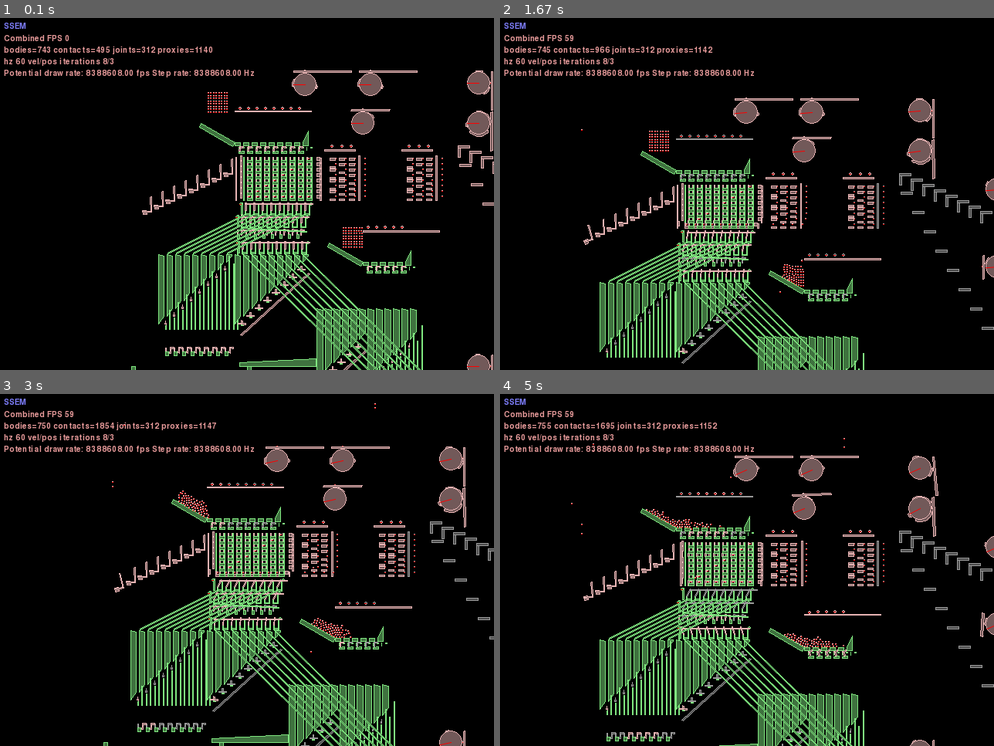
Above: before the commit, frames 1-4 (two rows, left to right).
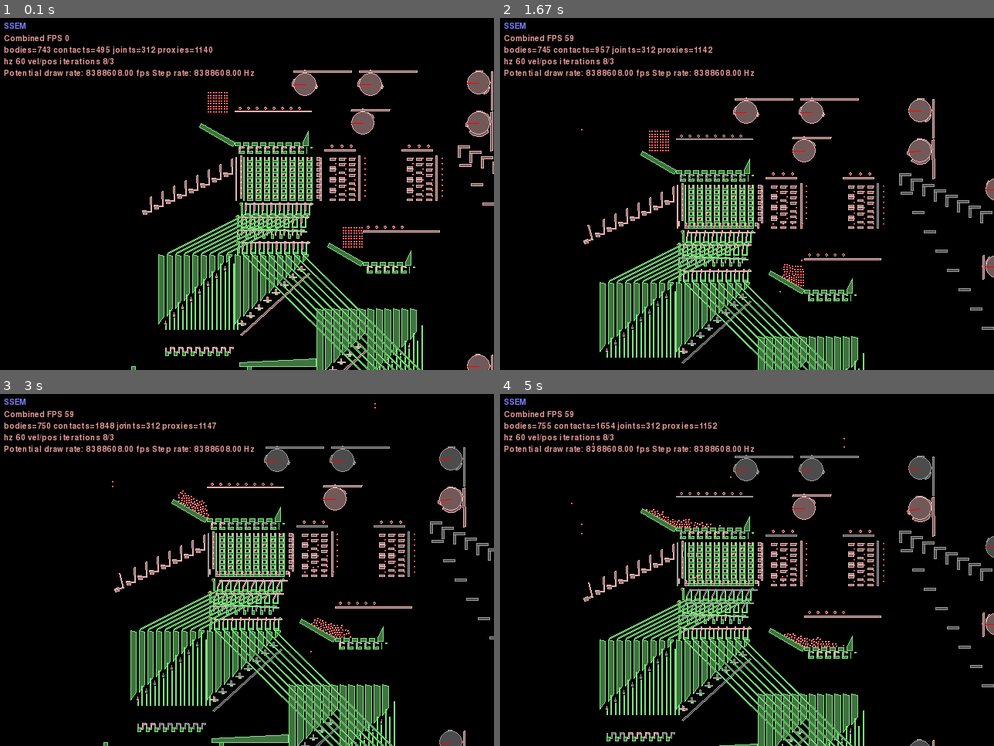
Above: after the commit, the same moments.

Repository: jmacarthur/box2d-ssem
Game: pygame game, started from main.py
The game is run twice, just before and just after one commit, with the same random seed, the same clock (stepped at 60 frames per second) and the same inputs.
Inputs (mouse positions are in pixels of both pictures, inside the frame that each line leads up to):
- Up to frame 1 (0.1 s): no input
- Up to frame 2 (1.67 s): hold Right 0.33-0.8 s; move the mouse to (727, 201) at 0.37 s; tap R at 0.83 s; hold Up 1.17-1.47 s; move the mouse to (796, 267) at 1.2 s; tap Space at 1.23, 1.57 s; hold Right from 1.5 s (still down); move the mouse to (593, 130) at 1.53 s
- Up to frame 3 (3 s): tap Space at 1.87, 2.07, 2.37, 2.63, 2.97 s; release Right at 1.97 s; hold Left 2-2.53 s; move the mouse to (321, 432) at 2.03 s; hold Down 2.57-2.87 s; move the mouse to (306, 594) at 2.6 s; hold Left from 2.9 s (still down); move the mouse to (118, 425) at 2.93 s
- Up to frame 4 (5 s): tap Space at 3.27, 3.4, 4.13, 4.43, 4.8 s; release Left at 3.3 s; hold Up 3.33-3.7 s; move the mouse to (628, 489) at 3.37 s; click (722, 658) at 3.78 s; hold Right 4.07-4.7 s; move the mouse to (751, 601) at 4.1 s; hold Down from 4.73 s (still down); move the mouse to (732, 499) at 4.77 s

The runs differ from the first frame. In frame 1, less than 0.1% of the frame differs, in the area x 62-100%, y 28-73%; in frame 2, 0.3%; in frame 3, 1.5%; in frame 4, 2.3%, in the area x 16-100%, y 7-100%.

Commit message:
Switch cams to angleError based system to keep all in sync

Diff:
--- a/main.py
+++ b/main.py
@@ -31,7 +31,7 @@
 initial_memory = [ 0xFF, 0x2, 0x4, 0x8, 0x10, 0x20, 0x40, 0x80 ]
 
 bar_gate_raisers = False
-cam_speed = 0.1
+
 filters = [filter(groupIndex=1, categoryBits=0x0001, maskBits=0xFFFF),
            filter(groupIndex=2, categoryBits=0x0002, maskBits=0x0000),
            filter(groupIndex=3, categoryBits=0x0004, maskBits=0x0000)]
@@ -275,7 +275,7 @@
         for c in range(0,columns+1):
 
             # Backstop for swing arm - stops the swing arm falling back too far
-            self.add_static_polygon([ (10,-12), (11,-12), (11,-3), (10,-3)], xpos+c*pitch, ypos+pitch+10)
+            self.add_static_polygon([ (10,-20), (11,-20), (11,-3), (10,-3)], xpos+c*pitch, ypos+pitch+10)
 
             # Thing that stops all the ball bearings rolling over the one in the crank
             self.add_static_polygon([(20.5,-6), (23,-6), (23,-3), (20.5,-3)], xpos+c*pitch+1, ypos+pitch+10)
@@ -582,9 +582,9 @@
                     print("WARNING: Max points reached in cam bump; %2.2d%% of cam complete"%(100*(ang-start)/length))
 
             bump_points.append(( radius*math.cos(-(ang+0.01)*math.pi*2), radius*math.sin(-(ang+0.01)*math.pi*2)))
-            bump_fixtures.append(fixtureDef(shape=polygonShape(vertices=bump_points),density=1.0,filter=filters[0]))
+            bump_fixtures.append(fixtureDef(shape=polygonShape(vertices=bump_points),density=0.0,filter=filters[0]))
         cam_body = self.add_multifixture([disc_fixture] + bump_fixtures, xpos, ypos)
-        cam_driver = self.revolving_joint(attachment_body, cam_body, (xpos,ypos), motor=0.25, force=50)
+        cam_driver = self.revolving_joint(attachment_body, cam_body, (xpos,ypos), motor=0, force=50)
         cam_driver.motorSpeed = 0
         follower_filter = filters[1]
         if horizontal:
@@ -641,6 +641,7 @@
         self.scale = 0.5
         self.transfer_bands = []
         self.ball_bearings = []
+        self.sequence = 0 # Like step count but only increments when cams are on
         memory_fixed_shapes = []
         for row in range(0,8):
             for col in range(0,8):
@@ -764,14 +765,20 @@
 
                             ),plane)
 
+        if self.cams_on: self.sequence += 1
+        angleTarget = (self.sequence*math.pi*2/10000.0)
+        if self.sequence % 1000 == 0:
+            print("Sequence {} AngleTarget = {} degrees".format(self.sequence, 360*angleTarget/(math.pi*2)))
+        for d in self.all_cam_drives:
+            angleError = d.angle - angleTarget
+            gain = 0.1
+            d.motorSpeed = (-gain * angleError)
+
 
     def Keyboard(self, key):
         print("Processing key: {}".format(key))
         if key == Keys.K_r:
             self.cams_on = not self.cams_on
-            print("Cam power: {}".format(self.cams_on))
-            for d in self.all_cam_drives:
-                d.motorSpeed = cam_speed if self.cams_on else 0
 
 if __name__ == "__main__":
     main(Memory)
